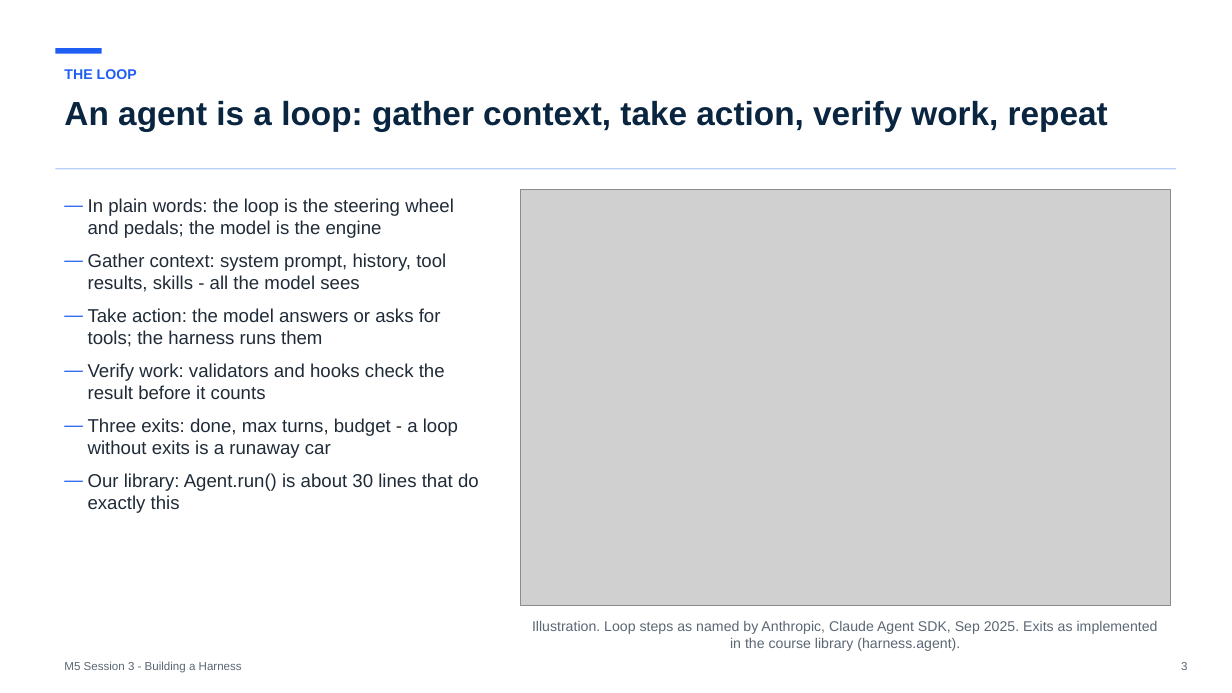
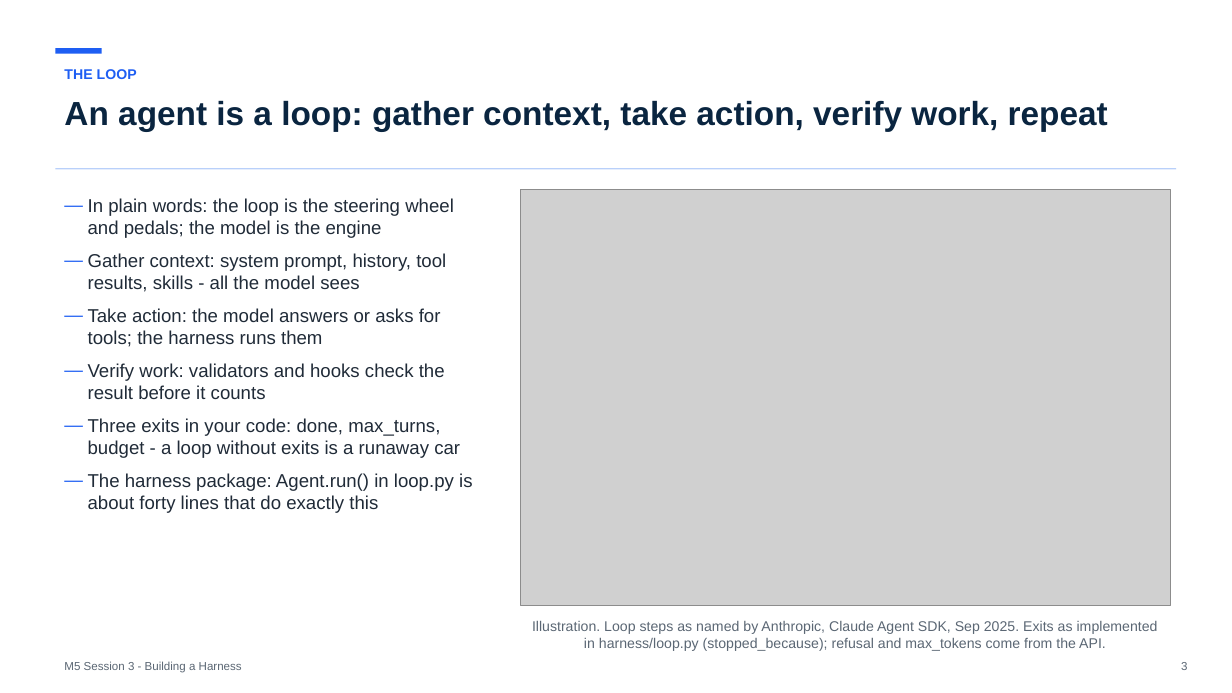
Before and after one commit to maglionejm/fontys-tech-exercises, a slide deck: slide 3 of presentations/m5-session-3-building-a-harness.pptx. Drawn at 1232x693 pixels with LibreOffice and Linux fonts; fonts in the diff are those of the drawing; grey boxes stand for pictures. Boxes give left, top, right and bottom in pixels: in the first picture for what was removed or moved away, otherwise in the second. Text is boxed around its words. In the diff, an @@ line names an element or a change of style, - is before the commit and + after.

```diff
--- a/presentations/m5-session-3-building-a-harness.pptx
+++ b/presentations/m5-session-3-building-a-harness.pptx
@@ text at bbox=[88, 418, 472, 513]: text changed @@
-— Three exits: done, max turns, budget - a loop without exits is a runaway car
-— Our library: Agent.run() is about 30 lines that do exactly this
+— Three exits in your code: done, max_turns, budget - a loop without exits is a runaway car
+— The harness package: Agent.run() in loop.py is about forty lines that do exactly this
@@ text at bbox=[532, 621, 1158, 651]: text changed @@
-Illustration. Loop steps as named by Anthropic, Claude Agent SDK, Sep 2025. Exits as implemented in the course library (harness.agent).
+Illustration. Loop steps as named by Anthropic, Claude Agent SDK, Sep 2025. Exits as implemented in harness/loop.py (stopped_because); refusal and max_tokens come from the API.
```
Also in this commit, not shown: 10 other slides changed, 5 slides added, 3 slides removed, 1 other file.
